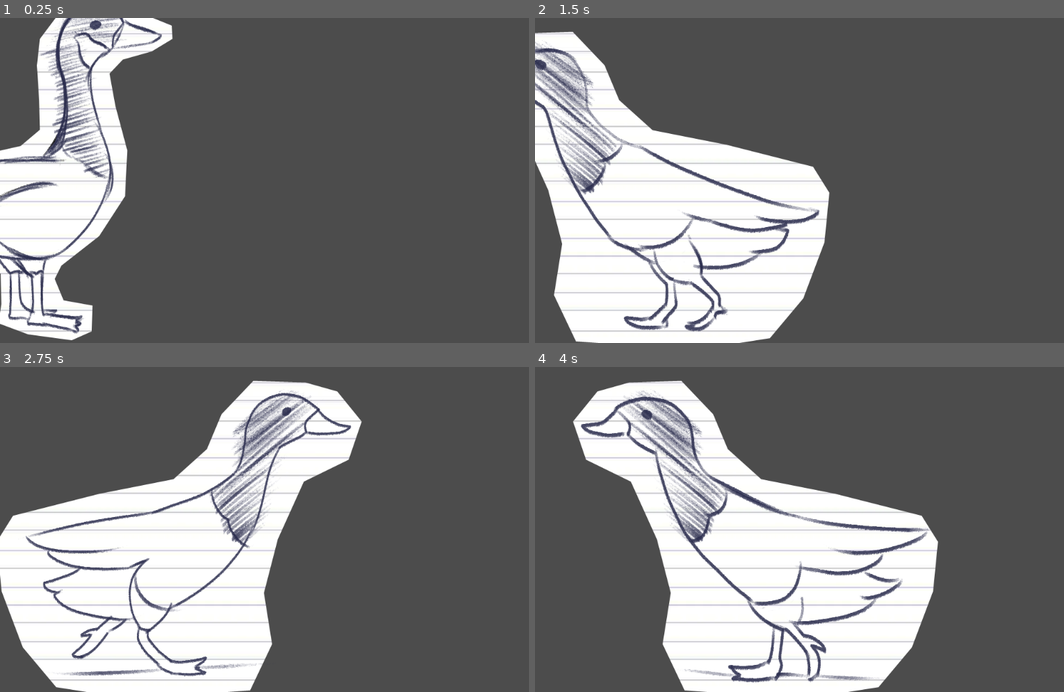
Above: before the commit, frames 1-4 (two rows, left to right).
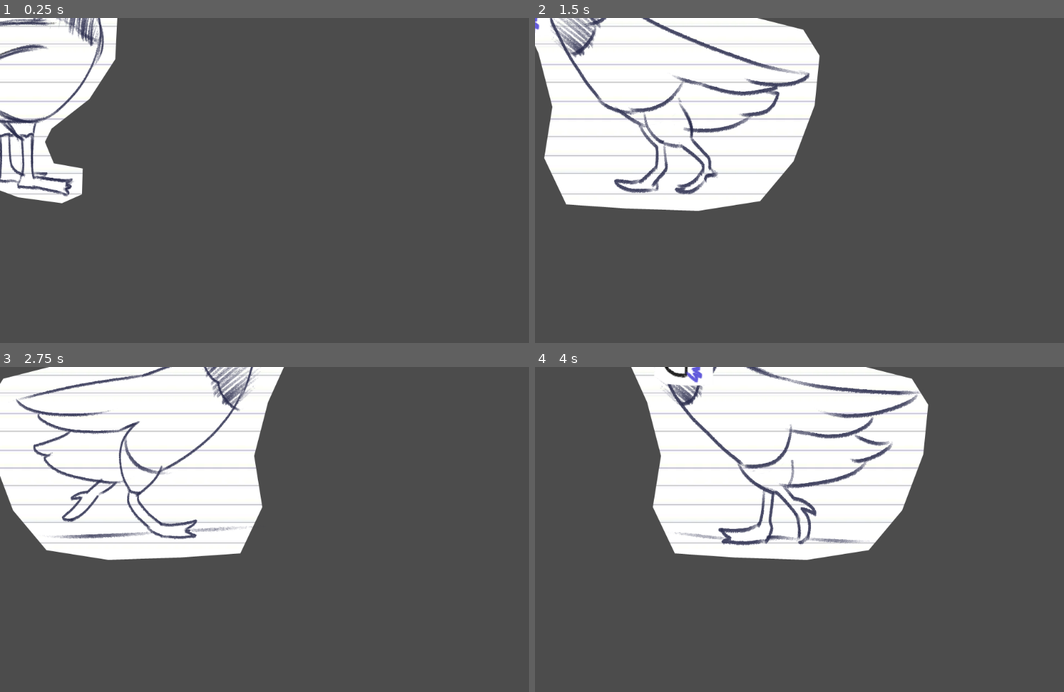
Above: after the commit, the same moments.

Repository: blacheo/Game-Jam-Fall-2022
Game: Godot game, scene res://Player.tscn
Two runs of this game, one before a commit and one after it. Both use one fixed random seed, a clock stepped at 60 frames per second and the inputs below.
Inputs:
- Up to frame 1 (0.25 s): no input
- Up to frame 2 (1.5 s): hold D (move_right) 0.53-1.28 s; tap Space (shoot, bound only after the commit) at 0.6, 1.35 s; hold A (move_left) from 1.28 s (still down)
- Up to frame 3 (2.75 s): release A (move_left) at 2.03 s; hold D (move_right) from 2.03 s (still down); tap Space (shoot, bound only after the commit) at 2.1 s
- Up to frame 4 (4 s): tap Space (shoot, bound only after the commit) at 2.85, 3.6 s; release D (move_right) at 3.53 s; hold A (move_left) from 3.53 s (still down)

The runs differ from the first frame. In frame 1, 17% of the frame differs, in the area x 0-33%, y 0-100%; in frame 2, 42%; in frame 3, 46%, in the area x 0-69%, y 0-100%; in frame 4, 45%.

Commit message:
Spawned bullets

Diff:
--- /dev/null
+++ b/Bullet.gd
@@ -0,0 +1,22 @@
+extends Area2D
+
+
+# Declare member variables here. Examples:
+# var a = 2
+# var b = "text"
+export var bulletSpeed = 300
+
+# Called when the node enters the scene tree for the first time.
+func _ready():
+	pass # Replace with function body.
+
+func _process(delta):
+	var velocity = Vector2.ZERO
+
+	position += velocity * delta
+
+func flip_h(boo):
+	$BulletSprite.flip_h = boo
+# Called every frame. 'delta' is the elapsed time since the previous frame.
+#func _process(delta):
+#	pass
--- /dev/null
+++ b/Bullet.tscn
@@ -0,0 +1,13 @@
+[gd_scene load_steps=3 format=2]
+
+[ext_resource path="res://GI game jam Fall 2022/misc/bullet.png" type="Texture" id=1]
+[ext_resource path="res://Bullet.gd" type="Script" id=2]
+
+[node name="Bullet" type="Area2D"]
+script = ExtResource( 2 )
+
+[node name="BulletSprite" type="Sprite" parent="."]
+texture = ExtResource( 1 )
+
+[node name="CollisionPolygon2D" type="CollisionPolygon2D" parent="."]
+polygon = PoolVector2Array( -5, 14, 11, 15, 32, -1, 10, -14, -4, -14 )
--- /dev/null
+++ b/Platform.tscn
@@ -0,0 +1,15 @@
+[gd_scene load_steps=3 format=2]
+
+[ext_resource path="res://GI game jam Fall 2022/platform.png" type="Texture" id=1]
+
+[sub_resource type="RectangleShape2D" id=1]
+extents = Vector2( 268, 19 )
+
+[node name="Platform" type="Area2D"]
+
+[node name="Platform" type="Sprite" parent="."]
+texture = ExtResource( 1 )
+
+[node name="CollisionShape2D" type="CollisionShape2D" parent="."]
+position = Vector2( 10, 53 )
+shape = SubResource( 1 )
--- a/Player.gd
+++ b/Player.gd
@@ -1,6 +1,11 @@
 extends Area2D
 
 export var speed = 400
+export var bulletSpeed = 20
+
+var bulletPath = preload("res://Bullet.tscn")
+var bullet = bulletPath.instance()
+
 # Declare member variables here. Examples:
 # var a = 2
 # var b = "text"
@@ -8,7 +13,17 @@
 
 # Called when the node enters the scene tree for the first time.
 func _ready():
-	pass # Replace with function body.
+	pass
+
+func shoot():
+	get_parent().add_child(bullet)
+	if $AnimatedSprite.flip_h:
+		$Position2D.position = $AnimatedSprite.position - Vector2(300, 0)
+		bullet.flip_h($AnimatedSprite.flip_h)
+		bullet.position = $Position2D.global_position
+	else:
+		bullet.flip_h($AnimatedSprite.flip_h)
+		bullet.position = $Position2D.global_position
 
 
 func _process(delta):
@@ -20,7 +35,14 @@
 		velocity.x -= 1
 		$AnimatedSprite.flip_h = true
 
+	#if $AnimatedSprite.flip_h:
 
+	#else:
+
+
+
+	if Input.is_action_just_pressed("shoot"):
+		shoot()
 	if abs(velocity.x) > 0:
 		velocity = velocity.normalized() * speed
 		$AnimatedSprite.animation = "running"
--- a/Player.tscn
+++ b/Player.tscn
@@ -31,7 +31,6 @@
 } ]
 
 [node name="Player" type="Area2D"]
-position = Vector2( 18, 253 )
 script = ExtResource( 1 )
 __meta__ = {
 "_edit_group_": true
@@ -40,8 +39,10 @@
 [node name="AnimatedSprite" type="AnimatedSprite" parent="."]
 frames = SubResource( 1 )
 animation = "idle"
-frame = 2
 playing = true
 
 [node name="CollisionPolygon2D" type="CollisionPolygon2D" parent="."]
 polygon = PoolVector2Array( 0, -4, -182, 49, -258, 149, -76, 202, -20, 223, -26, 311, 109, 349, 147, 328, 153, 267, 100, 267, 86, 231, 130, 184, 203, 96, 224, -4, 186, -142, 230, -186, 297, -209, 297, -239, 183, -309, 115, -286, 45, -215, 56, -92 )
+
+[node name="Position2D" type="Position2D" parent="."]
+position = Vector2( 300, 0 )
--- a/project.godot
+++ b/project.godot
@@ -30,6 +30,16 @@
 "events": [ Object(InputEventKey,"resource_local_to_scene":false,"resource_name":"","device":0,"alt":false,"shift":false,"control":false,"meta":false,"command":false,"pressed":false,"scancode":65,"physical_scancode":0,"unicode":0,"echo":false,"script":null)
  ]
 }
+jump={
+"deadzone": 0.5,
+"events": [ Object(InputEventKey,"resource_local_to_scene":false,"resource_name":"","device":0,"alt":false,"shift":false,"control":false,"meta":false,"command":false,"pressed":false,"scancode":87,"physical_scancode":0,"unicode":0,"echo":false,"script":null)
+ ]
+}
+shoot={
+"deadzone": 0.5,
+"events": [ Object(InputEventKey,"resource_local_to_scene":false,"resource_name":"","device":0,"alt":false,"shift":false,"control":false,"meta":false,"command":false,"pressed":false,"scancode":32,"physical_scancode":0,"unicode":0,"echo":false,"script":null)
+ ]
+}
 
 [physics]
 
Not shown, added: GI game jam Fall 2022/ground texture.png.import
Not shown, added: GI game jam Fall 2022/platform.png.import
